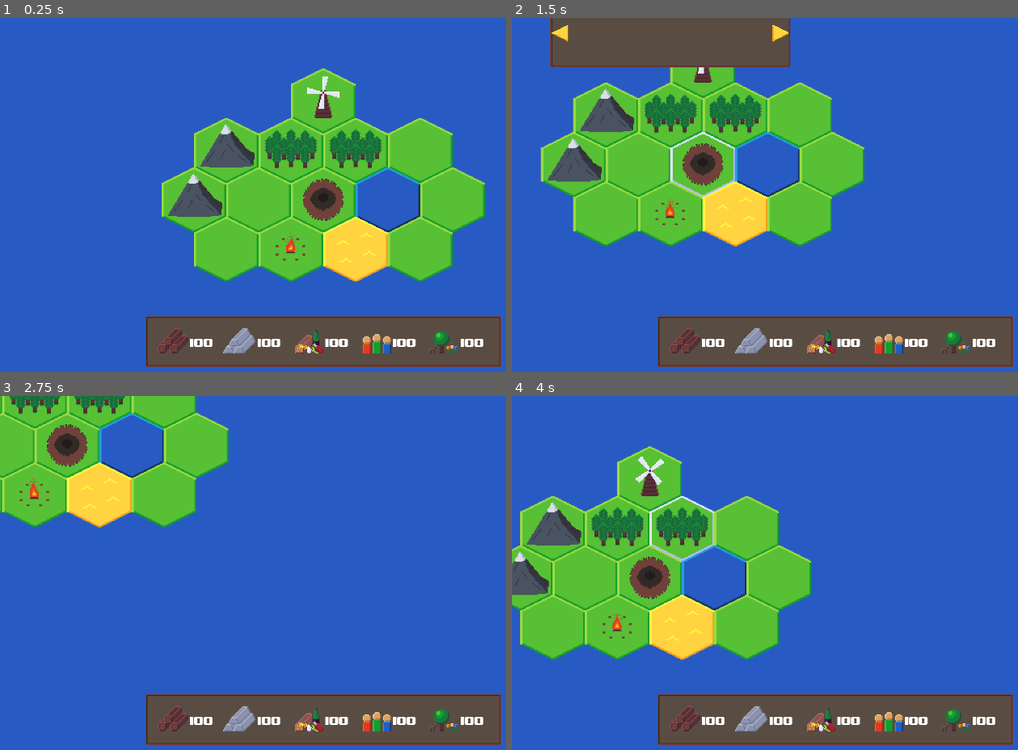
Above: before the commit, frames 1-4 (two rows, left to right).
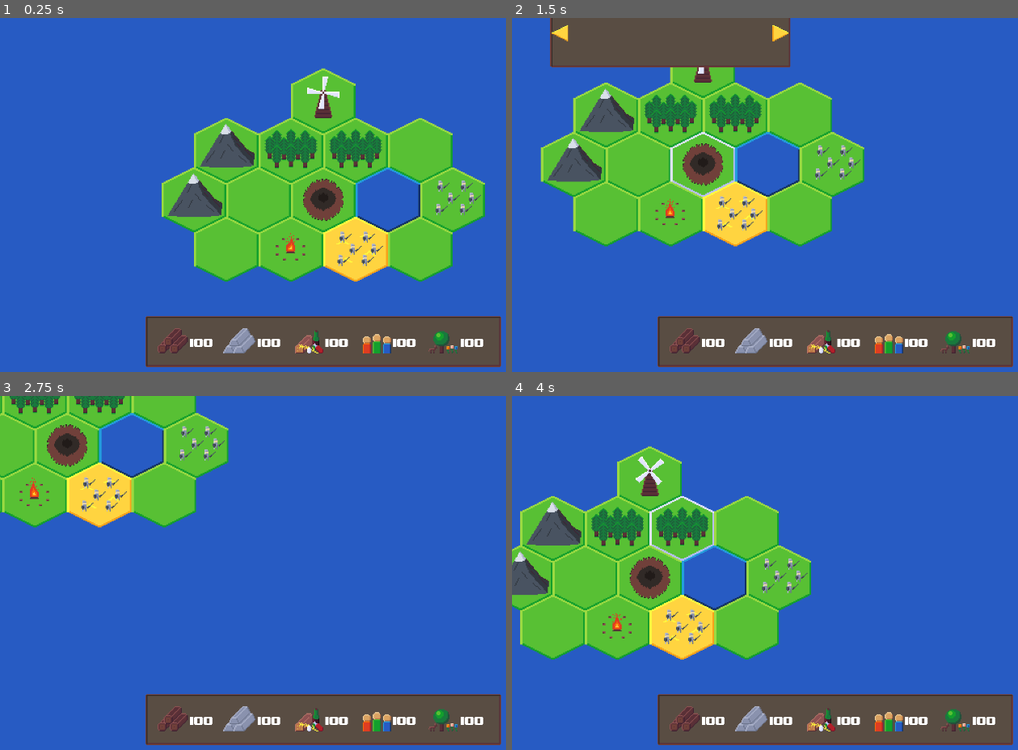
Above: after the commit, the same moments.

Repository: Lunatic-Games/the-holy-land
Game: Godot game, scene res://Game.tscn
Same seed, same stepped clock (60 frames per second), same inputs: the game is played once before the commit and once after it.
Inputs (mouse positions are in pixels of both pictures, inside the frame that each line leads up to):
- Up to frame 1 (0.25 s): no input
- Up to frame 2 (1.5 s): move the mouse to (835, 99) at 0.52 s; hold Right (ui_right) 0.53-1.28 s; click (835, 99) at 0.67 s; move the mouse to (678, 148) at 1.27 s; hold Down (ui_down) from 1.28 s (still down); click (678, 148) at 1.42 s
- Up to frame 3 (2.75 s): move the mouse to (222, 403) at 2.02 s; release Down (ui_down) at 2.03 s; hold Right (ui_right) from 2.03 s (still down); click (222, 403) at 2.17 s
- Up to frame 4 (4 s): move the mouse to (577, 445) at 2.77 s; release Right (ui_right) at 2.78 s; hold Up (ui_up) 2.78-3.53 s; click (577, 445) at 2.92 s; move the mouse to (668, 519) at 3.52 s; hold Left (ui_left) from 3.53 s (still down); click (668, 519) at 3.67 s

The runs differ from the first frame. In frame 1, 0.4% of the frame differs, in the area x 66-96%, y 45-71%; in frame 2, 0.4%; in frame 3, 0.4%; in frame 4, 0.4%, in the area x 30-59%, y 45-71%.

Commit message:
Unit and ground tile

Diff:
--- a/Game.tscn
+++ b/Game.tscn
@@ -16,6 +16,7 @@
 [ext_resource path="res://UI/Food.png" type="Texture" id=14]
 [ext_resource path="res://UI/Population.png" type="Texture" id=15]
 [ext_resource path="res://UI/Nature.png" type="Texture" id=16]
+[ext_resource path="res://Units/Solider.png" type="Texture" id=17]
 
 [sub_resource type="DynamicFont" id=1]
 size = 32
@@ -237,3 +238,11 @@
 margin_bottom = 56.0
 custom_fonts/font = SubResource( 1 )
 text = "100"
+
+[node name="Solider" type="Sprite" parent="."]
+position = Vector2( 895, 358 )
+texture = ExtResource( 17 )
+
+[node name="Solider2" type="Sprite" parent="."]
+position = Vector2( 701, 459 )
+texture = ExtResource( 17 )
Not shown: 1 places in Game.tscn that only renumber resources
Binary file added: Tiles/Underground/Underground.aseprite
Binary file added: Tiles/Underground/Underground.png
Not shown, added: Tiles/Underground/Underground.png.import
Binary file added: Units/Solider.aseprite
Binary file added: Units/Solider.png
Not shown, added: Units/Solider.png.import
